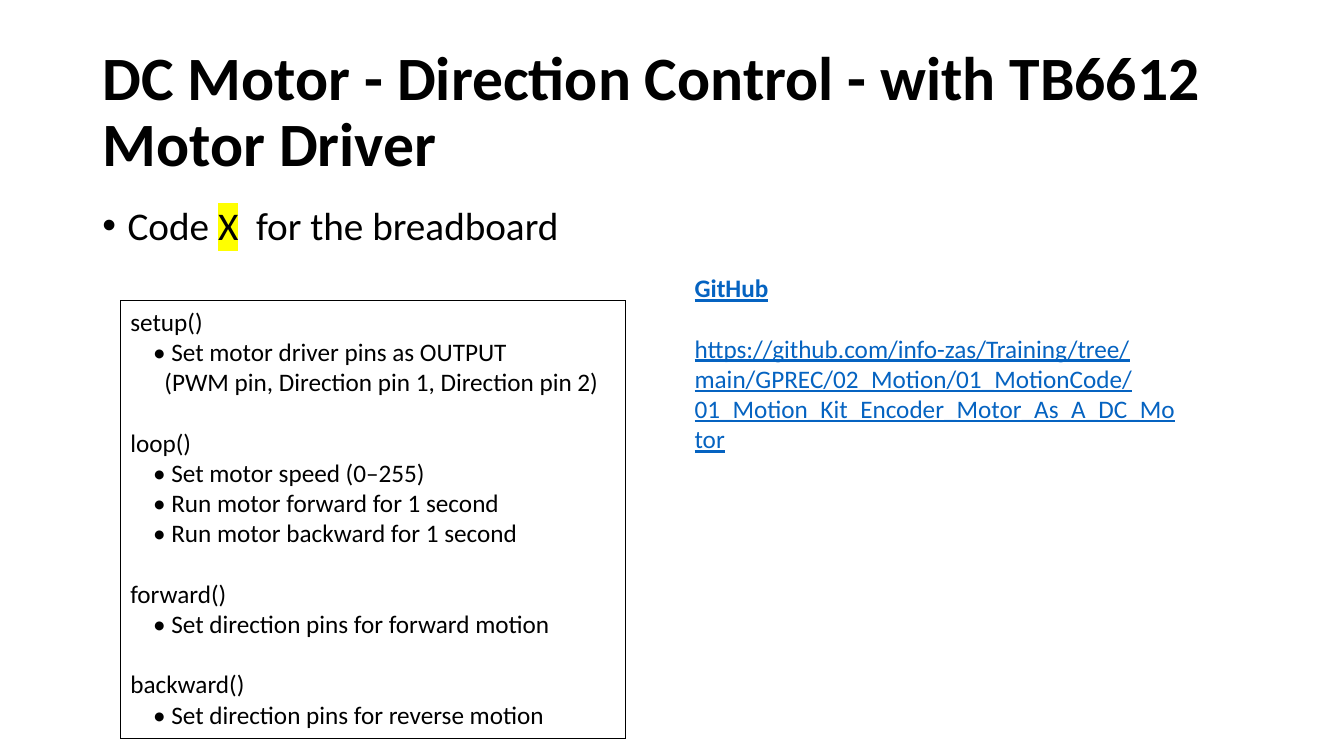
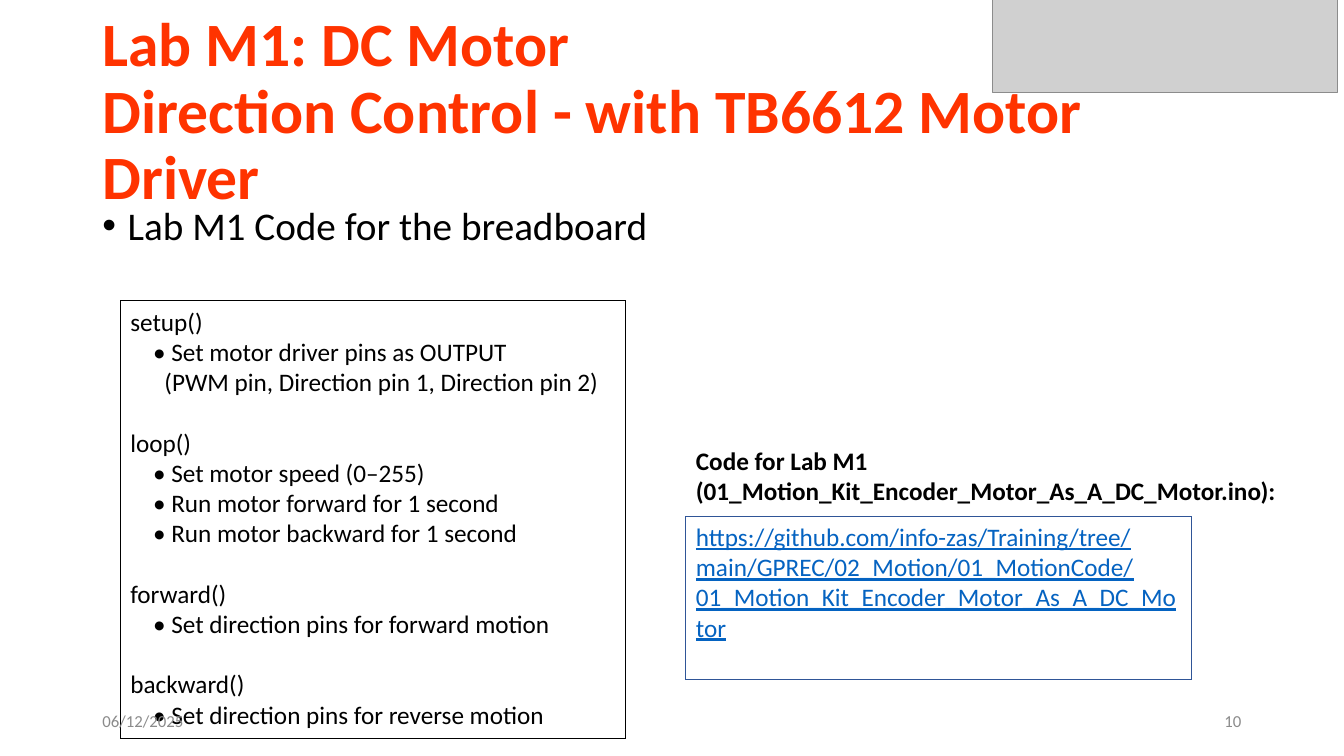
Before and after one commit to info-zas/Training, a slide deck: slide 10 of GPREC/02_Motion/Kit2_Motion_Training.pptx. Drawn at 1344x756 pixels with LibreOffice and Linux fonts; fonts in the diff are those of the drawing; grey boxes stand for pictures. Boxes give left, top, right and bottom in pixels: in the first picture for what was removed or moved away, otherwise in the second. Text is boxed around its words. In the diff, an @@ line names an element or a change of style, - is before the commit and + after.

```diff
--- a/GPREC/02_Motion/Kit2_Motion_Training.pptx
+++ b/GPREC/02_Motion/Kit2_Motion_Training.pptx
@@ title at [102, 22, 1082, 214]: text changed; text colour #000000 to #FF3300 @@
-DC Motor - Direction Control - with TB6612 Motor Driver
+Lab M1: DC Motor
+Direction Control - with TB6612 Motor Driver
@@ picture added at [993, 0, 1338, 93] @@
@@ text at [128, 212, 647, 241]: text changed @@
-• Code X for the breadboard
+• Lab M1 Code for the breadboard
@@ text in rectangle at [695, 279, 769, 302]: paragraph removed @@
-GitHub
@@ text added at [696, 452, 1275, 504], 18 pt, text #000000, bold @@
+Code for Lab M1 (01_Motion_Kit_Encoder_Motor_As_A_DC_Motor.ino):
@@ rectangle "https://github.com/info-zas/Training/tree/main/GPREC/02_Moti ...": place and size @@
-rectangle "https://github.com/info-zas/Training/tree/main/GPREC/02_Moti ..." at [695, 279, 1175, 422]
+rectangle "https://github.com/info-zas/Training/tree/main/GPREC/02_Moti ..." at [687, 516, 1192, 680]
@@ rectangle "https://github.com/info-zas/Training/tree/main/GPREC/02_Moti ..." at [687, 516, 1192, 680]: outline none to #2F5597 0.75 pt @@
@@ text added at [102, 714, 183, 732], 12 pt, text #8C8C8C @@
+06/12/2025
@@ page number added at [1224, 716, 1241, 727], 12 pt, text #8C8C8C @@
+10
```
Also in this commit, not shown: 19 other slides changed, 1 slide added, 1 other file.
